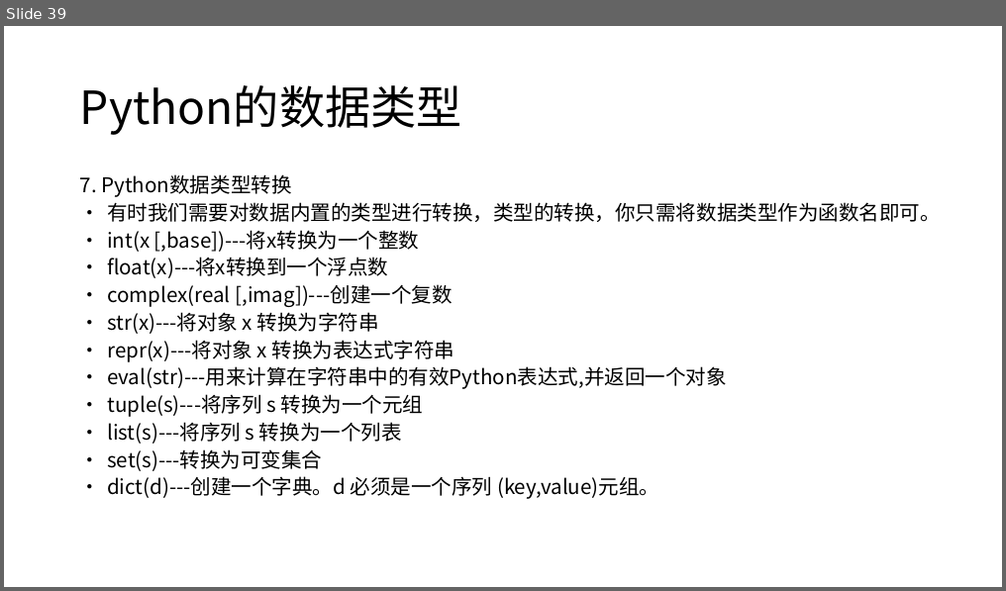
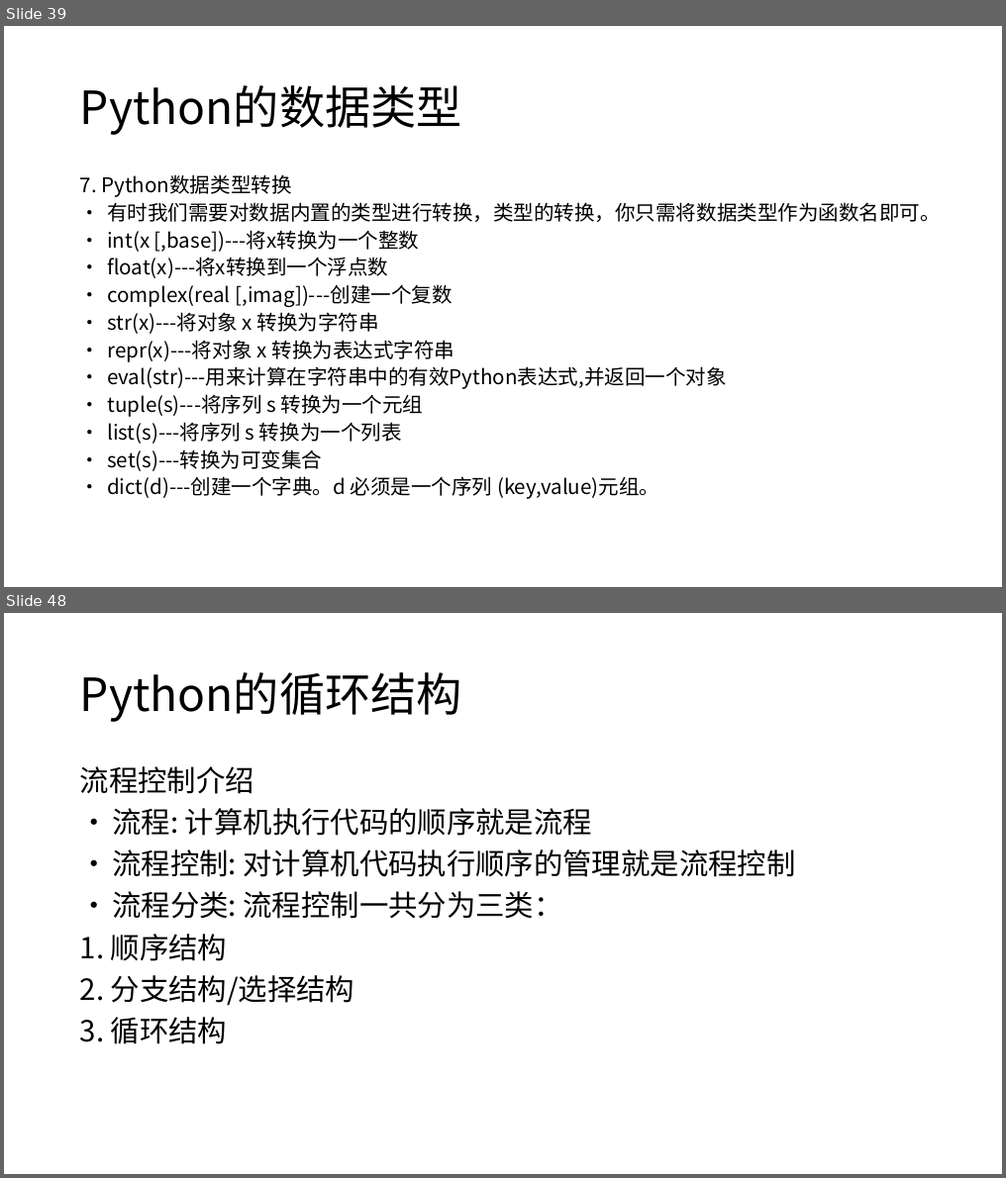
Before and after one commit to kurtchen1988/pythonTec, a slide deck: PPT/Python01.pptx. Shown one above the other, each under a label of ours: slide 39 before the commit, slides 39 and 48 after it; the slides between them are not shown. The pictures are 1006x591 and 1006x1178 pixels, drawn with LibreOffice and Linux fonts; fonts in the diff are those of the drawing. Boxes give left, top, right and bottom in pixels: in the first picture for what was removed or moved away, otherwise in the second. Text is boxed around its words. In the diff, an @@ line names an element or a change of style, - is before the commit and + after.

```diff
--- a/PPT/Python01.pptx
+++ b/PPT/Python01.pptx
@@ slide 48 added at (x1=4, y1=613, x2=1002, y2=1174), background #FFFFFF @@
@@ title added at (x1=80, y1=672, x2=462, y2=722), 44 pt, text #000000 @@
+Python的循环结构
@@ text added at (x1=80, y1=766, x2=796, y2=1045), 28 pt, text #000000 @@
+流程控制介绍
+• 流程: 计算机执行代码的顺序就是流程
+• 流程控制: 对计算机代码执行顺序的管理就是流程控制
+• 流程分类: 流程控制一共分为三类：
+1. 顺序结构
+2. 分支结构/选择结构
+3. 循环结构
```
Also in this commit, not shown: 2 slides changed, 14 other slides added, 3 other files.
